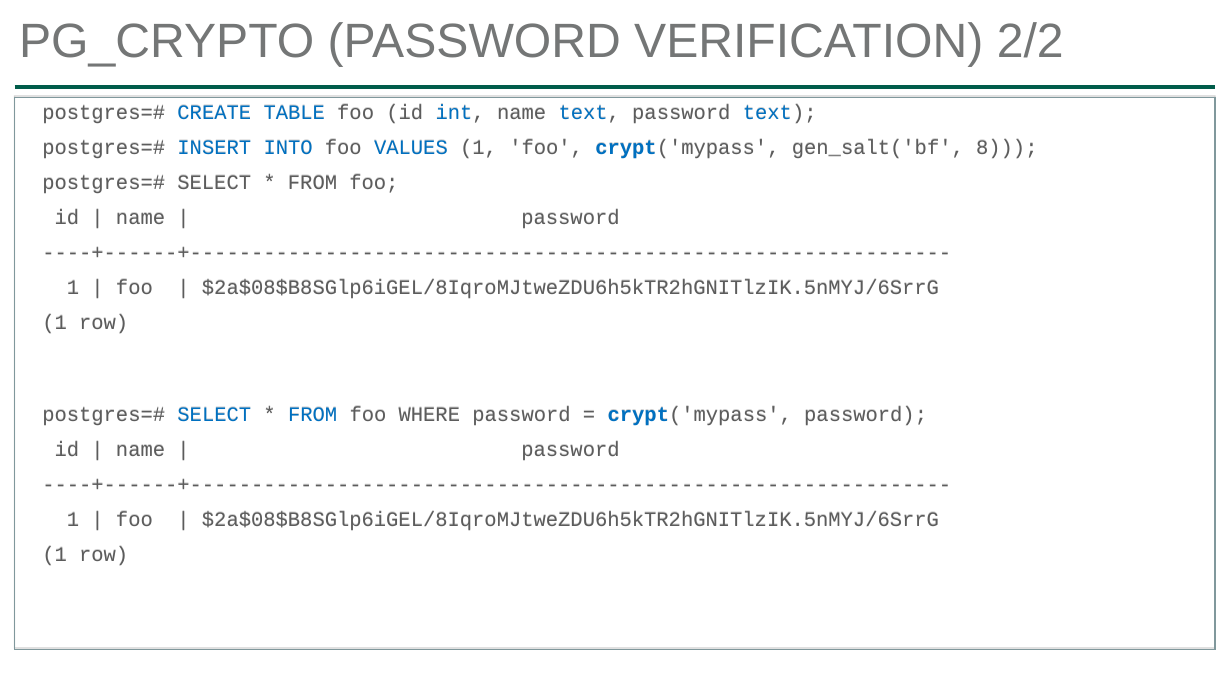
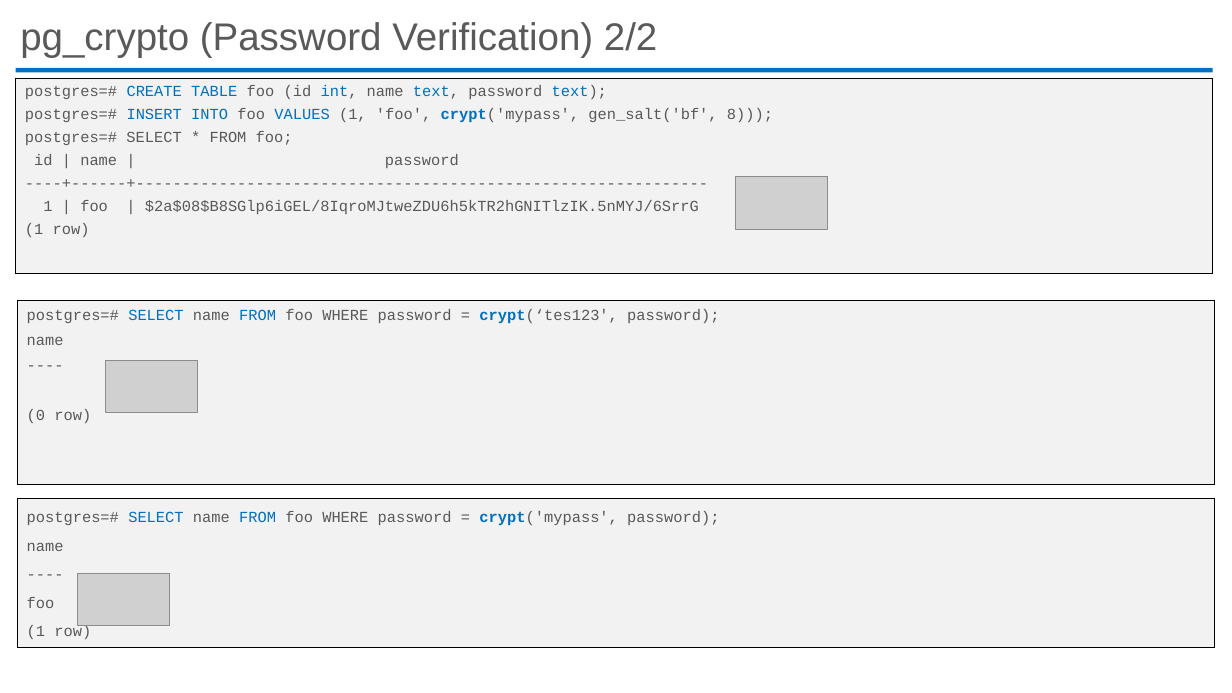
Before and after one commit to ibrarahmad/PostgreSQLTalks, a slide deck: slide 21 of PostgreSQL-Security.pptx (slide 17 before the commit). Drawn at 1232x693 pixels with LibreOffice and Linux fonts; fonts in the diff are those of the drawing; grey boxes stand for pictures. Boxes give left, top, right and bottom in pixels: in the first picture for what was removed or moved away, otherwise in the second. Text is boxed around its words. In the diff, an @@ line names an element or a change of style, - is before the commit and + after.

Commit message:
PostgreSQL Conference CHINA and PGConf Asia 2020.
    1 - Deep Dive ToPostgreSQL Indexes
    2 - Performance Tuning
    3 - PostgreSQL Security

```diff
--- a/PostgreSQL-Security.pptx
+++ b/PostgreSQL-Security.pptx
@@ title at (x1=20, y1=22, x2=657, y2=58): text changed; size 37.5 to 30 pt; text colour #747676 to #595959 @@
-PG_CRYPTO (PASSWORD VERIFICATION) 2/2
+pg_crypto (Password Verification) 2/2
@@ line removed from (15, 87) to (1215, 87) @@
@@ text "postgres=# CREATE TABLE foo (id ..." resized from (x1=15, y1=97, x2=1215, y2=649) to (x1=16, y1=79, x2=1213, y2=274) @@
@@ text "postgres=# CREATE TABLE foo (id ..." at (x1=16, y1=79, x2=1213, y2=274): size 16 to 12 pt; text colour #5C5C5C to #595959 in "postgres=# foo (id int, name text, password ...", "postgres=# foo (1, 'foo', crypt('mypass', gen_salt('bf', 8)) ...", "postgres=# SELECT * FROM foo;", "id | name | password" and 3 more places; indent changed; less space between paragraphs; fill none to #F2F2F2; outline #80989C 1 pt to #000000 0.75 pt; shadow off @@
@@ rectangle added at (x1=16, y1=67, x2=1214, y2=72), fill #0070C0 @@
@@ picture added at (x1=736, y1=177, x2=828, y2=229) @@
@@ rectangle added at (x1=18, y1=300, x2=1215, y2=484), fill #F2F2F2, outline #000000 0.75 pt, 12 pt, text #595959 @@
+postgres=# SELECT name FROM foo WHERE password = crypt(‘tes123', password);
+name
+----
+(0 row)
@@ picture added at (x1=105, y1=360, x2=198, y2=413) @@
@@ text at (x1=42, y1=405, x2=939, y2=531): paragraphs removed @@
-postgres=# SELECT * FROM foo WHERE password = crypt('mypass', password);
-id | name | password
-----+------+--------------------------------------------------------------
-1 | foo | $2a$08$B8SGlp6iGEL/8IqroMJtweZDU6h5kTR2hGNITlzIK.5nMYJ/6SrrG
-(1 row)
@@ rectangle added at (x1=18, y1=499, x2=1215, y2=648), fill #F2F2F2, outline #000000 0.75 pt, 12 pt, text #595959 @@
+postgres=# SELECT name FROM foo WHERE password = crypt('mypass', password);
+name
+----
+foo
+(1 row)
@@ picture added at (x1=78, y1=573, x2=170, y2=626) @@
```
Also in this commit, not shown: 15 other slides changed, 8 slides added, 3 slides removed, 4 other files.
